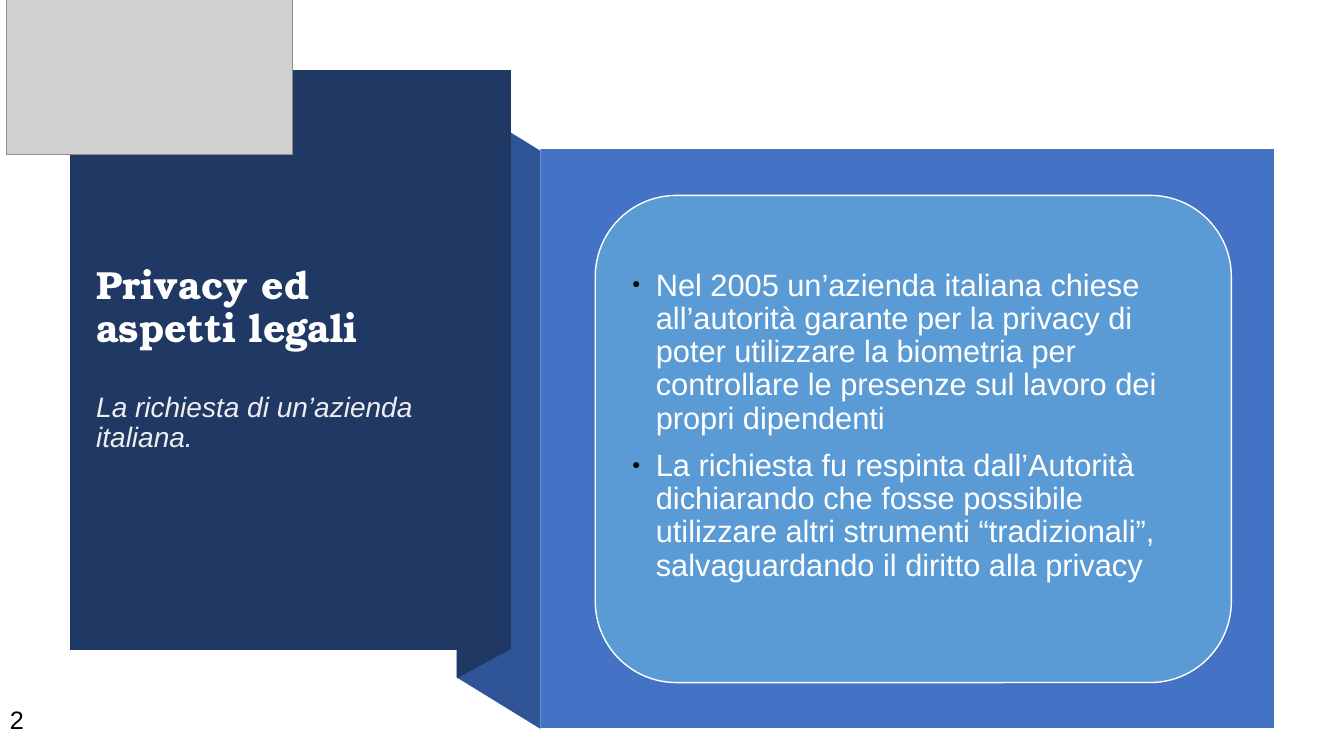
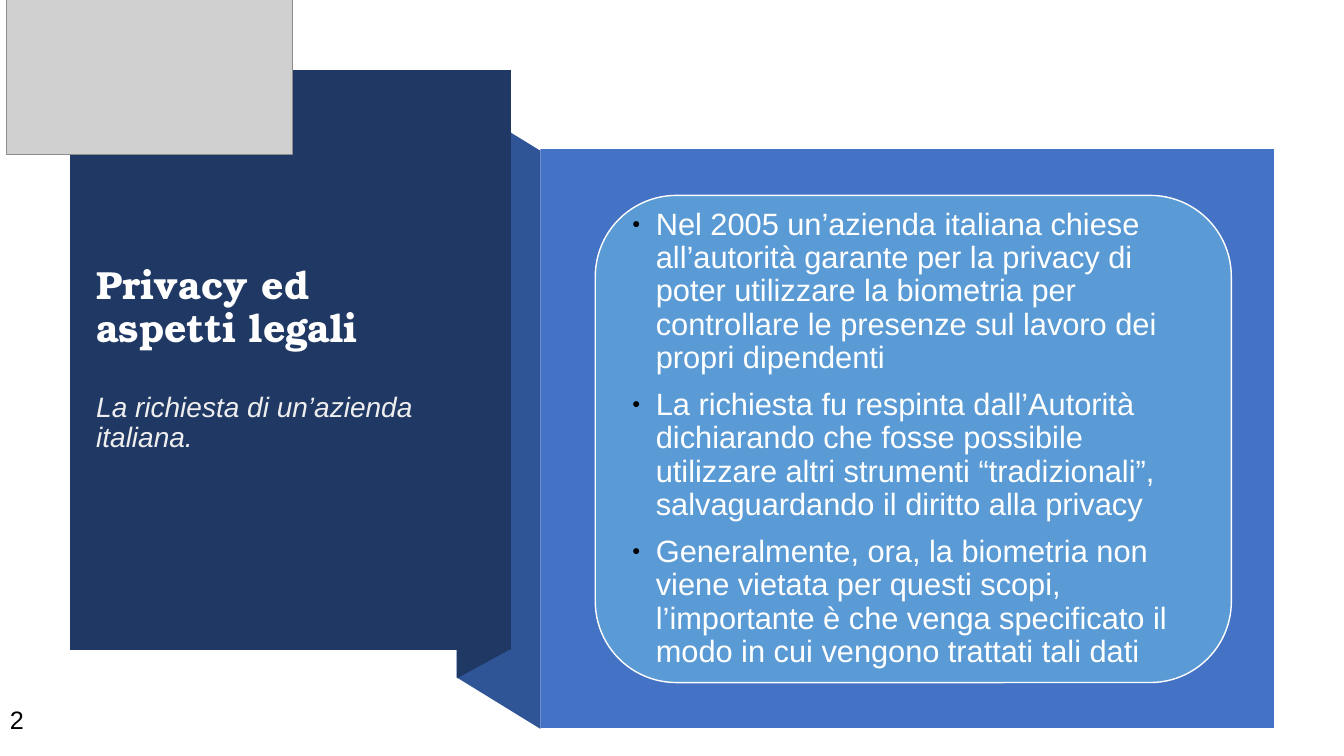
Before and after one commit to Torkin1/biometric_prompt_WALL-E, a slide deck: slide 2 of Privacy.odp. Drawn at 1344x756 pixels with LibreOffice and Linux fonts; fonts in the diff are those of the drawing; grey boxes stand for pictures. Boxes give left, top, right and bottom in pixels: in the first picture for what was removed or moved away, otherwise in the second. Text is boxed around its words. In the diff, an @@ line names an element or a change of style, - is before the commit and + after.

```diff
--- a/Privacy.odp
+++ b/Privacy.odp
@@ text in rounded rectangle at box(656, 539, 1167, 668): paragraph added @@
+● Generalmente, ora, la biometria non viene vietata per questi scopi, l’importante è che venga specificato il modo in cui vengono trattati tali dati
```
Also in this commit, not shown: 1 other slide changed.
